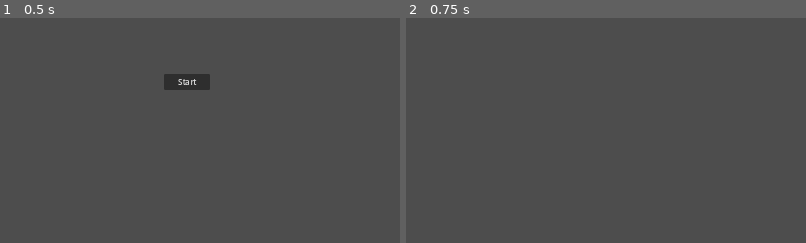
Above: before the commit, frames 1-2 (left to right).
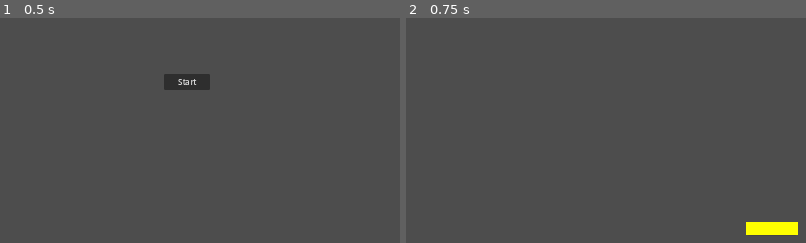
Above: after the commit, the same moments.

Repository: MarianPoirot/Gamejam
Game: Godot game, scene res://Scenes/UI/Opening.tscn
Same seed, same stepped clock (60 frames per second), same inputs: the game is played once before the commit and once after it.
Inputs:
- Up to frame 1 (0.5 s): no input
- Up to frame 2 (0.75 s): click "Start" at 0.5 s
The pictures show only the part of the screen within x 26-76%, y 30-80%; the shares and areas given below are measured in that part.

Frame 1 is identical in both runs. In frame 2, 0.8% of the frame differs, in the area x 85-98%, y 90-97%.

Commit message:
Added Mob

Diff:
--- /dev/null
+++ b/Scenes/Player/Mob.tscn
@@ -0,0 +1,46 @@
+[gd_scene load_steps=6 format=3 uid="uid://b7awc2t6y5lh8"]
+
+[ext_resource type="Script" path="res://Scripts/Player/Mob.gd" id="1_174si"]
+[ext_resource type="Script" path="res://Scripts/UI/MobHealth.gd" id="2_ypcng"]
+
+[sub_resource type="RectangleShape2D" id="RectangleShape2D_8lwos"]
+size = Vector2(88, 120)
+
+[sub_resource type="RectangleShape2D" id="RectangleShape2D_2jo6s"]
+size = Vector2(72, 104)
+
+[sub_resource type="RectangleShape2D" id="RectangleShape2D_2kubu"]
+size = Vector2(88, 120)
+
+[node name="Mob" type="CharacterBody2D"]
+script = ExtResource("1_174si")
+
+[node name="CollisionShape2D" type="CollisionShape2D" parent="."]
+position = Vector2(4, -4)
+shape = SubResource("RectangleShape2D_8lwos")
+
+[node name="AnimatedSprite2D" type="AnimatedSprite2D" parent="."]
+
+[node name="Hurtbox" type="Area2D" parent="."]
+
+[node name="CollisionHurtbox" type="CollisionShape2D" parent="Hurtbox"]
+position = Vector2(4, -4)
+shape = SubResource("RectangleShape2D_2jo6s")
+debug_color = Color(0.192157, 0.643137, 0, 0.419608)
+
+[node name="Hitbox" type="Area2D" parent="."]
+
+[node name="CollisionHitbox" type="CollisionShape2D" parent="Hitbox"]
+position = Vector2(4, -4)
+shape = SubResource("RectangleShape2D_2kubu")
+debug_color = Color(0.996078, 0, 0.196078, 0.419608)
+
+[node name="MobBar" type="ProgressBar" parent="."]
+offset_left = -48.0
+offset_top = -96.0
+offset_right = 56.0
+offset_bottom = -69.0
+max_value = 1000.0
+step = 1.0
+show_percentage = false
+script = ExtResource("2_ypcng")
--- a/Scenes/World/Main.tscn
+++ b/Scenes/World/Main.tscn
@@ -1,6 +1,10 @@
-[gd_scene load_steps=2 format=3 uid="uid://duvo1vpoywvme"]
+[gd_scene load_steps=3 format=3 uid="uid://duvo1vpoywvme"]
 
 [ext_resource type="Script" path="res://Scripts/World/Main.gd" id="1_ckjmg"]
+[ext_resource type="PackedScene" uid="uid://b7awc2t6y5lh8" path="res://Scenes/Player/Mob.tscn" id="2_aiuup"]
 
 [node name="Main" type="Node2D"]
 script = ExtResource("1_ckjmg")
+
+[node name="Mob" parent="." instance=ExtResource("2_aiuup")]
+position = Vector2(1152, 776)
--- /dev/null
+++ b/Scripts/Player/Mob.gd
@@ -0,0 +1,18 @@
+extends Node
+
+@export var base_health = 1000
+var health = base_health
+
+# Called when the node enters the scene tree for the first time.
+func _ready():
+	pass # Replace with function body.
+
+
+# Called every frame. 'delta' is the elapsed time since the previous frame.
+func _process(delta):
+	$MobBar.value = health
+	var r = remap($MobBar.value, 0, 500, 0, 1)
+	var g = remap($MobBar.value, 300, 1000, 0, 1)
+	var sb = StyleBoxFlat.new()
+	$MobBar.add_theme_stylebox_override("fill", sb)
+	sb.bg_color = Color(r, g, 0)
--- /dev/null
+++ b/Scripts/UI/MobHealth.gd
@@ -0,0 +1,11 @@
+extends ProgressBar
+
+
+# Called when the node enters the scene tree for the first time.
+func _ready():
+	pass
+
+
+# Called every frame. 'delta' is the elapsed time since the previous frame.
+func _process(delta):
+	pass
